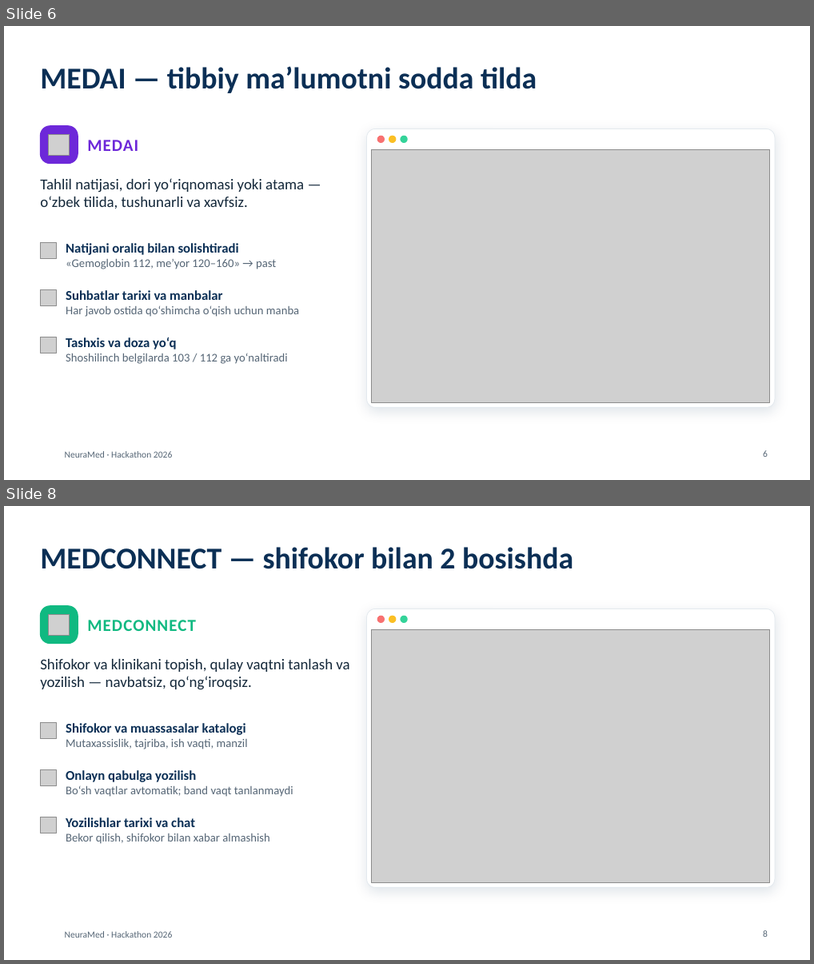
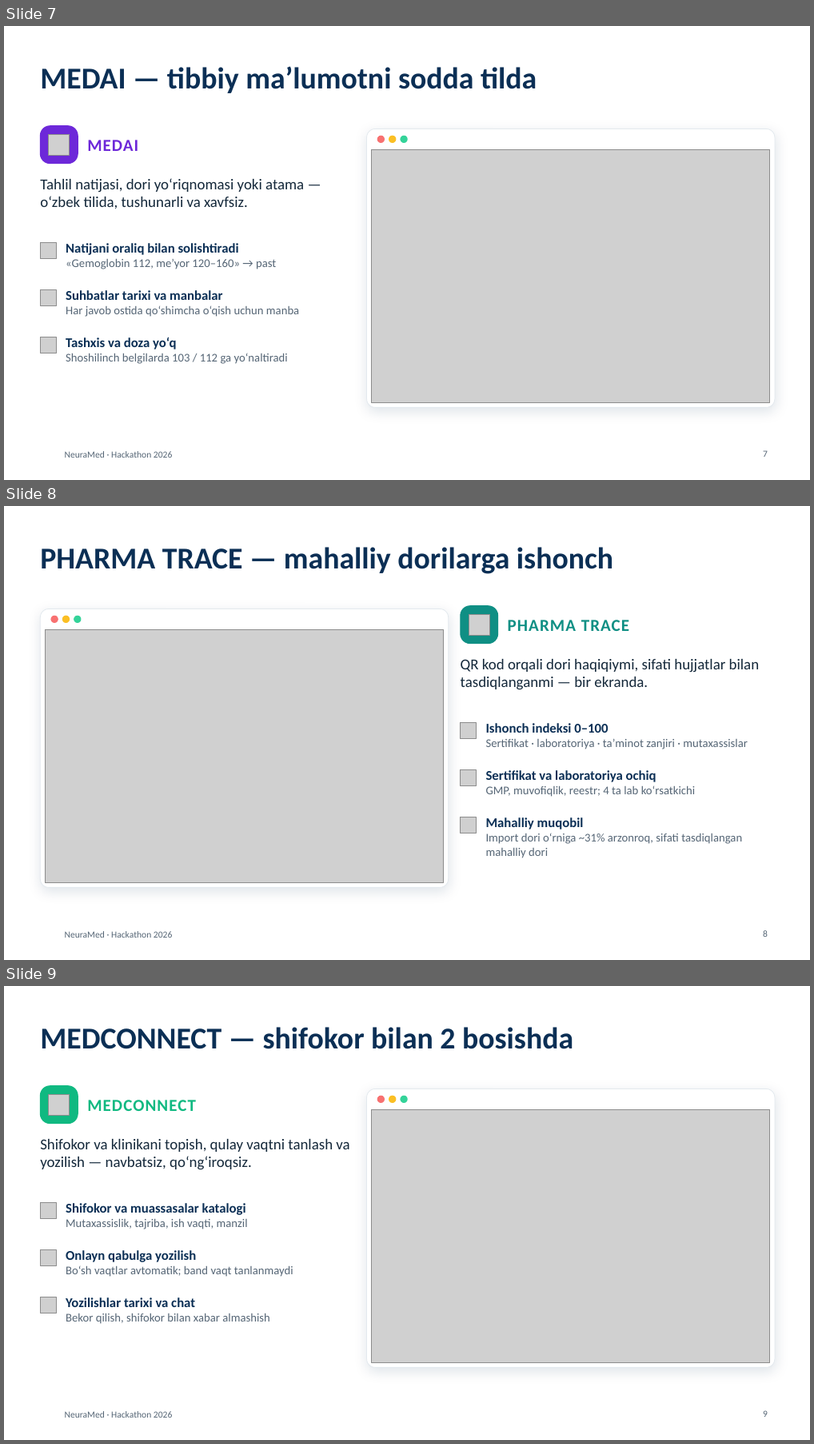
Before and after one commit to umarxon-008/umarxon-008, a slide deck: NeuraMed/taqdimot/NeuraMed-taqdimot.pptx. Shown one above the other, each under a label of ours: slides 6 and 8 before the commit, slides 7, 8 and 9 after it; the slides between them are not shown. The pictures are 814x964 and 814x1444 pixels, drawn with LibreOffice and Linux fonts; fonts in the diff are those of the drawing; grey boxes stand for pictures; background and template pictures are left out. Boxes give left, top, right and bottom in pixels: in the first picture for what was removed or moved away, otherwise in the second. Text is boxed around its words. In the diff, an @@ line names an element or a change of style, - is before the commit and + after.

```diff
--- a/NeuraMed/taqdimot/NeuraMed-taqdimot.pptx
+++ b/NeuraMed/taqdimot/NeuraMed-taqdimot.pptx
@@ slide 8 added at (4,506,810,960), background picture (left out); not listed: 1 template element that a slide beside it also shows @@
@@ title added at (40,547,614,574), 36 pt, text #0B2F55, bold @@
+PHARMA TRACE — mahalliy dorilarga ishonch
@@ rounded rectangle added at (40,609,449,887), fill #FFFFFF, outline #E3E9EE 0.75 pt @@
@@ ellipse added at (51,616,58,622), fill #F87171, outline #F87171 1 pt @@
@@ ellipse added at (62,616,70,622), fill #FBBF24, outline #FBBF24 1 pt @@
@@ ellipse added at (74,616,81,622), fill #34D399, outline #34D399 1 pt @@
@@ rounded rectangle added at (461,606,498,644), fill #0F8F84, outline #0F8F84 1 pt @@
@@ picture added at (470,614,490,636) @@
@@ text added at (508,620,630,631), 20 pt, text #0F8F84, bold @@
+PHARMA TRACE
@@ picture added at (45,629,444,882) @@
@@ text added at (461,659,760,690), 18 pt, text #14283A @@
+QR kod orqali dori haqiqiymi, sifati hujjatlar bilan tasdiqlanganmi — bir ekranda.
@@ picture added at (461,723,477,738) @@
@@ text added at (486,723,748,749), 14 pt, text #566676 @@
+Ishonch indeksi 0–100
+Sertifikat · laboratoriya · taʼminot zanjiri · mutaxassislar
@@ picture added at (461,770,477,785) @@
@@ text added at (486,770,695,796), 14 pt, text #566676 @@
+Sertifikat va laboratoriya ochiq
+GMP, muvofiqlik, reestr; 4 ta lab koʻrsatkichi
@@ picture added at (461,817,477,832) @@
@@ text added at (486,817,742,858), 14 pt, text #566676 @@
+Mahalliy muqobil
+Import dori o‘rniga ~31% arzonroq, sifati tasdiqlangan mahalliy dori
@@ page number added at (763,930,768,936), 11 pt, text #566676 @@
+8
@@ what was slide 6 is now slide 7 @@
@@ page number at (763,450,768,456): text changed @@
-6
+7
@@ what was slide 8 is now slide 9 @@
```
Also in this commit, not shown: 3 slides changed, 1 other slide added, 1 slide removed.
